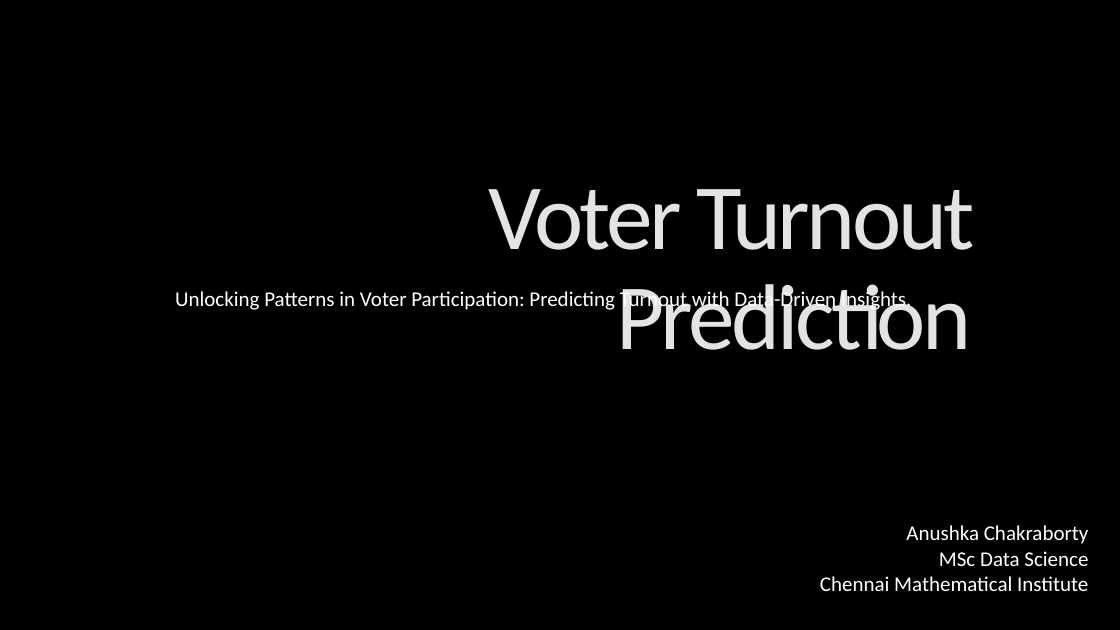
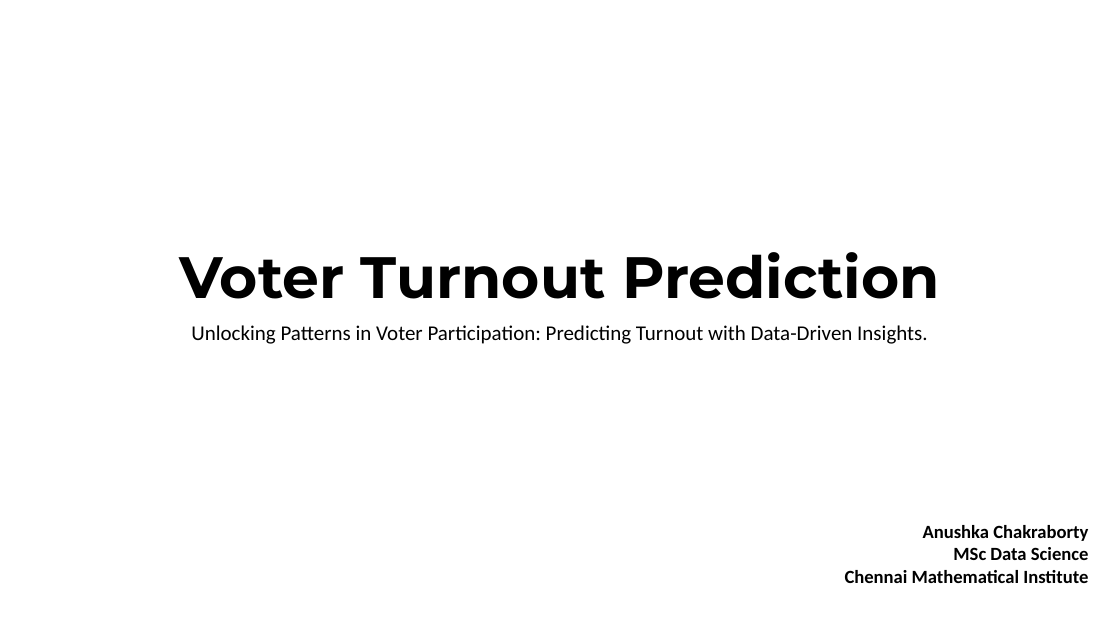
Before and after one commit to Anu589/Voter-Turnout-Prediction, a slide deck: slide 1 of Voter Turnout Prediction.pptx. Drawn at 1120x630 pixels with LibreOffice and Linux fonts; fonts in the diff are those of the drawing; background and template pictures are left out. Boxes give left, top, right and bottom in pixels: in the first picture for what was removed or moved away, otherwise in the second. Text is boxed around its words. In the diff, an @@ line names an element or a change of style, - is before the commit and + after.

```diff
--- a/Voter Turnout Prediction.pptx
+++ b/Voter Turnout Prediction.pptx
@@ background picture (left out) to #FFFFFF @@
@@ title "Voter Turnout Prediction" at (180, 252, 940, 299): size 80 to 50 pt, font Calibri to Montserrat, text colour gradient #969696 to #E3E3E3 to #FFFFFF to #000000, letter spacing -3 to 0 pt, bold on; alignment right to centre; vertical alignment top to bottom @@
@@ text "Unlocking Patterns in Voter Participation: ...": place and size @@
-text "Unlocking Patterns in Voter Participation: ..." at (175, 288, 912, 312)
+text "Unlocking Patterns in Voter Participation: ..." at (191, 325, 928, 344)
@@ text "Unlocking Patterns in Voter Participation: ..." at (191, 325, 928, 344): text colour #FFFFFF to #000000 @@
@@ text "Anushka Chakraborty": place and size @@
-text "Anushka Chakraborty" at (820, 525, 1089, 591)
+text "Anushka Chakraborty" at (845, 525, 1089, 583)
@@ text "Anushka Chakraborty" at (845, 525, 1089, 583): size 18 to 16 pt, text colour #FFFFFF to #000000, bold on @@
```
Also in this commit, not shown: 5 other slides changed.
